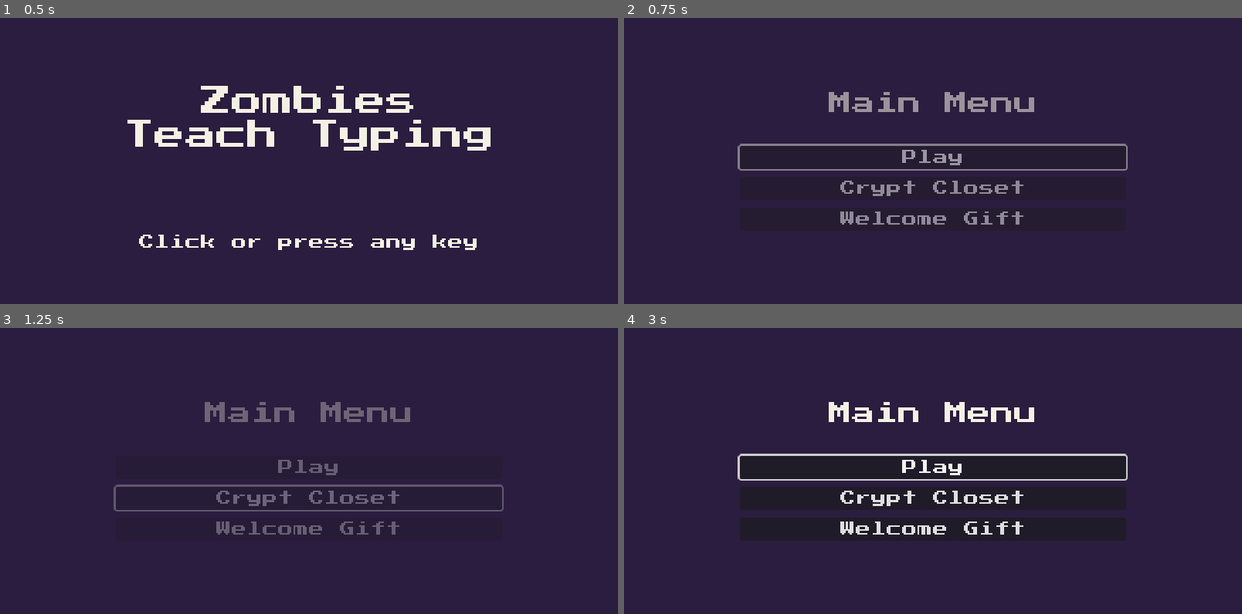
Above: before the commit, frames 1-4 (two rows, left to right).
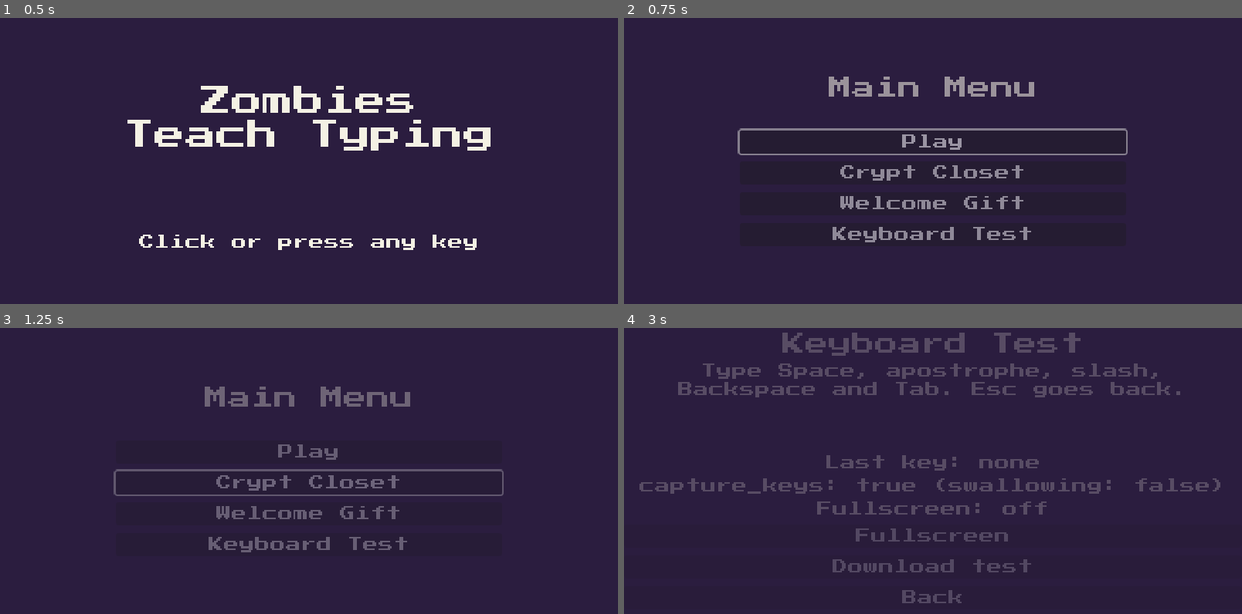
Above: after the commit, the same moments.

Repository: Jacob-Verburg/ZombiesTeachTyping
Game: Godot game, scene res://scenes/screens/title.tscn
The game is run twice, just before and just after one commit, with the same random seed, the same clock (stepped at 60 frames per second) and the same inputs. Sound files missing from this copy of the repository are replaced by a short silence.
Inputs (mouse positions are in pixels of both pictures, inside the frame that each line leads up to):
- Up to frame 1 (0.5 s): no input
- Up to frame 2 (0.75 s): tap Enter at 0.5 s; move the mouse to (1068, 143) at 0.52 s; tap Backspace at 0.6 s; click (1068, 143) at 0.67 s
- Up to frame 3 (1.25 s): tap Space at 0.77, 1.07 s; tap Tab at 0.8 s
- Up to frame 4 (3 s): drag from (809, 488) to (902, 539) at 1.27 s; click "Back" at 2 s; click (933, 545) at 2.75 s, where only the run after the commit has a clickable "Keyboard Test"

Frame 1 is identical in both runs. In frame 2, 6.0% of the frame differs, in the area x 18-82%, y 20-79%; in frame 3, 5.7%; in frame 4, 9.9%, in the area x 2-97%, y 1-97%.

Commit message:
Story 1.5: web platform service and keyboard capture test
- WebPlatform: focus_lost / visibility_hidden signals, storage
  persistence, fullscreen toggle, download, capture_keys backed by a
  capture-phase JS keydown listener (shipped on as a hedge; modifier
  combos untouched, no stopPropagation)
- Keyboard test screen (temporary) with echo, fullscreen and download
  buttons; reachable from the main menu via Router.KEYBOARD_TEST
- Code review fixes: effective capture state on the test screen,
  modifier combos not echoed, 0.5 s refresh timer, boot persistence
  log, capture_keys leak check in the flow test
- _bmad-output/.gdignore; Firefox, Esc-in-fullscreen and persistence
  checks deferred to Story 1.7

Co-Authored-By: Claude Opus 5.5 <noreply@anthropic.com>

Diff:
--- /dev/null
+++ b/scenes/screens/keyboard_test.tscn
@@ -0,0 +1,119 @@
+[gd_scene load_steps=2 format=3]
+
+[ext_resource type="Script" path="res://scripts/screens/keyboard_test.gd" id="1_script"]
+
+[node name="KeyboardTest" type="Control"]
+layout_mode = 3
+anchors_preset = 15
+anchor_right = 1.0
+anchor_bottom = 1.0
+grow_horizontal = 2
+grow_vertical = 2
+script = ExtResource("1_script")
+
+[node name="Background" type="ColorRect" parent="."]
+layout_mode = 1
+anchors_preset = 15
+anchor_right = 1.0
+anchor_bottom = 1.0
+grow_horizontal = 2
+grow_vertical = 2
+mouse_filter = 2
+color = Color(0.16862746, 0.11372549, 0.24705882, 1)
+
+[node name="Box" type="VBoxContainer" parent="."]
+layout_mode = 1
+anchors_preset = 8
+anchor_left = 0.5
+anchor_top = 0.5
+anchor_right = 0.5
+anchor_bottom = 0.5
+offset_left = -320.0
+offset_top = -200.0
+offset_right = 320.0
+offset_bottom = 200.0
+grow_horizontal = 2
+grow_vertical = 2
+alignment = 1
+theme_override_constants/separation = 8
+
+[node name="Heading" type="Label" parent="Box"]
+layout_mode = 2
+theme_override_colors/font_color = Color(0.95686275, 0.94509804, 0.89411765, 1)
+theme_override_font_sizes/font_size = 24
+text = "Keyboard Test"
+horizontal_alignment = 1
+
+
+[node name="InstructionLabel" type="Label" parent="Box"]
+unique_name_in_owner = true
+layout_mode = 2
+theme_override_colors/font_color = Color(0.95686275, 0.94509804, 0.89411765, 1)
+text = "Type Space, apostrophe, slash, Backspace and Tab. Esc goes back."
+horizontal_alignment = 1
+autowrap_mode = 3
+
+[node name="EchoLabel" type="Label" parent="Box"]
+unique_name_in_owner = true
+layout_mode = 2
+theme_override_colors/font_color = Color(0.95686275, 0.94509804, 0.89411765, 1)
+theme_override_font_sizes/font_size = 20
+text = ""
+horizontal_alignment = 1
+autowrap_mode = 3
+
+[node name="VisibleLabel" type="Label" parent="Box"]
+unique_name_in_owner = true
+layout_mode = 2
+theme_override_colors/font_color = Color(0.95686275, 0.94509804, 0.89411765, 1)
+theme_override_font_sizes/font_size = 16
+text = ""
+horizontal_alignment = 1
+autowrap_mode = 3
+
+[node name="LastKeyLabel" type="Label" parent="Box"]
+unique_name_in_owner = true
+layout_mode = 2
+theme_override_colors/font_color = Color(0.95686275, 0.94509804, 0.89411765, 1)
+text = "Last key: none"
+horizontal_alignment = 1
+autowrap_mode = 3
+
+[node name="CaptureLabel" type="Label" parent="Box"]
+unique_name_in_owner = true
+layout_mode = 2
+theme_override_colors/font_color = Color(0.95686275, 0.94509804, 0.89411765, 1)
+text = "capture_keys: ?"
+horizontal_alignment = 1
+autowrap_mode = 3
+
+[node name="FullscreenLabel" type="Label" parent="Box"]
+unique_name_in_owner = true
+layout_mode = 2
+theme_override_colors/font_color = Color(0.95686275, 0.94509804, 0.89411765, 1)
+text = "Fullscreen: ?"
+horizontal_alignment = 1
+autowrap_mode = 3
+
+[node name="FullscreenButton" type="Button" parent="Box"]
+unique_name_in_owner = true
+layout_mode = 2
+focus_mode = 0
+text = "Fullscreen"
+
+[node name="DownloadButton" type="Button" parent="Box"]
+unique_name_in_owner = true
+layout_mode = 2
+focus_mode = 0
+text = "Download test"
+
+[node name="BackButton" type="Button" parent="Box"]
+unique_name_in_owner = true
+layout_mode = 2
+focus_mode = 0
+text = "Back"
+
+[node name="RefreshTimer" type="Timer" parent="."]
+unique_name_in_owner = true
+wait_time = 0.5
+autostart = true
--- a/scenes/screens/main_menu.tscn
+++ b/scenes/screens/main_menu.tscn
@@ -65,3 +65,8 @@
 unique_name_in_owner = true
 layout_mode = 2
 text = "Welcome Gift"
+
+[node name="KeyboardTestButton" type="Button" parent="Box"]
+unique_name_in_owner = true
+layout_mode = 2
+text = "Keyboard Test"
--- a/scripts/autoloads/router.gd
+++ b/scripts/autoloads/router.gd
@@ -2,10 +2,11 @@
 ## Screen flow: one fade-covered scene swap at a time.
 ## go() stores a payload; the incoming screen reads it once with take_payload() in _ready().
 ## A screen that fails to load is logged and replaced by MAIN_MENU (never loops).
+## KEYBOARD_TEST is a temporary dev screen (Story 1.5); Story 1.8 or 5.0 may remove it.
 
 signal screen_changed(screen: Screen)
 
-enum Screen { TITLE, MAIN_MENU, RUN, REPORT_CARD, WELCOME_GIFT, CRYPT_CLOSET }
+enum Screen { TITLE, MAIN_MENU, RUN, REPORT_CARD, WELCOME_GIFT, CRYPT_CLOSET, KEYBOARD_TEST }
 
 ## Paths, not preloads: a failed preload is a parse error, so the MAIN_MENU fallback could never run.
 const SCREEN_PATHS: Dictionary[Screen, String] = {
@@ -15,6 +16,7 @@
 	Screen.REPORT_CARD: "res://scenes/screens/report_card.tscn",
 	Screen.WELCOME_GIFT: "res://scenes/screens/welcome_gift.tscn",
 	Screen.CRYPT_CLOSET: "res://scenes/screens/crypt_closet.tscn",
+	Screen.KEYBOARD_TEST: "res://scenes/screens/keyboard_test.tscn",
 }
 const FADE_OUT_SEC: float = 0.15
 const FADE_IN_SEC: float = 0.15
--- a/scripts/autoloads/web_platform.gd
+++ b/scripts/autoloads/web_platform.gd
@@ -1,3 +1,136 @@
 extends Node
 ## Browser integration: focus/visibility signals, key swallowing, fullscreen, downloads.
-## Stub until Story 1.5. The only script allowed to use JavaScriptBridge or OS.has_feature("web").
+## The only script allowed to use JavaScriptBridge or OS.has_feature("web").
+## Everything browser-specific is a no-op on desktop. is_fullscreen()/toggle_fullscreen() are plain
+## DisplayServer calls and offer_download() opens user:// on desktop.
+## capture_keys is false at start; only a screen that needs Space, ', /, Backspace and Tab
+## (the keyboard test screen, later RunFrame) sets it in _ready() and resets it in _exit_tree().
+## Fullscreen on web only works from a user input callback (browser gesture rule): the caller
+## calls toggle_fullscreen() from its click or key handler, never from a timer.
+
+signal focus_lost
+signal visibility_hidden
+
+## Shipped on (Story 1.5 review): the canvas looked fine in Chrome, but Firefox quick-find on ' and /
+## was never measured, so the listener is a hedge. False = no JS listener is installed.
+const INSTALL_KEY_LISTENER: bool = true
+## Keys the listener swallows while capture_keys is true. Modifier combos are never touched.
+const CAPTURED_KEYS: PackedStringArray = [" ", "'", "/", "Backspace", "Tab"]
+const KEY_LISTENER_JS: String = """
+(function () {
+	var captured = %s;
+	window.__zts = { capture: false };
+	window.addEventListener('keydown', function (evt) {
+		if (!window.__zts.capture) { return; }
+		if (evt.ctrlKey || evt.metaKey || evt.altKey) { return; }
+		if (captured.indexOf(evt.key) !== -1) { evt.preventDefault(); }
+	}, true);
+})();
+"""
+
+var capture_keys: bool = false:
+	set(value):
+		capture_keys = value
+		_push_capture_state()
+
+var _window: JavaScriptObject
+var _document: JavaScriptObject
+var _zts: JavaScriptObject
+var _blur_callback: JavaScriptObject
+var _visibility_callback: JavaScriptObject
+
+
+func _ready() -> void:
+	if not is_web():
+		return
+	_install_browser_hooks()
+
+
+## The only OS.has_feature("web") call in the project; also the test seam.
+func is_web() -> bool:
+	return OS.has_feature("web")
+
+
+func is_storage_persistent() -> bool:
+	return OS.is_userfs_persistent()
+
+
+## True only while keys are actually being swallowed (capture_keys on and the JS listener installed).
+func is_key_capture_active() -> bool:
+	return capture_keys and _zts != null
+
+
+## Flips between fullscreen and windowed. The current mode is read from the engine, not cached.
+func toggle_fullscreen() -> void:
+	var mode: DisplayServer.WindowMode = (
+		DisplayServer.WINDOW_MODE_WINDOWED if is_fullscreen() else DisplayServer.WINDOW_MODE_FULLSCREEN
+	)
+	DisplayServer.window_set_mode(mode)
+
+
+## Re-reads the engine every call, so the browser's own Esc exit shows up the next time it is asked.
+func is_fullscreen() -> bool:
+	var mode: DisplayServer.WindowMode = DisplayServer.window_get_mode()
+	return mode == DisplayServer.WINDOW_MODE_FULLSCREEN or mode == DisplayServer.WINDOW_MODE_EXCLUSIVE_FULLSCREEN
+
+
+## Web: the browser downloads the file. Desktop: the user:// folder opens. Never logs the contents.
+func offer_download(bytes: PackedByteArray, file_name: String) -> void:
+	Log.info(&"web", "download offered: %s (%d bytes)" % [file_name, bytes.size()])
+	if not is_web():
+		OS.shell_open(ProjectSettings.globalize_path("user://"))
+		return
+	var mime: String = "application/json" if file_name.ends_with(".json") else "application/octet-stream"
+	JavaScriptBridge.download_buffer(bytes, file_name, mime)
+
+
+func _install_browser_hooks() -> void:
+	Log.info(&"web", "storage persistent: %s" % is_storage_persistent())
+	_window = JavaScriptBridge.get_interface("window")
+	_document = JavaScriptBridge.get_interface("document")
+	if _window == null or _document == null:
+		Log.warn(&"web", "browser window/document unavailable; focus and key hooks skipped")
+		return
+	# Callbacks must live in members: a callback held only in a local is freed and stops firing.
+	_blur_callback = JavaScriptBridge.create_callback(_on_blur)
+	_visibility_callback = JavaScriptBridge.create_callback(_on_visibility_change)
+	_window.addEventListener("blur", _blur_callback)
+	_document.addEventListener("visibilitychange", _visibility_callback)
+	if INSTALL_KEY_LISTENER:
+		_install_key_listener()
+
+
+func _install_key_listener() -> void:
+	var captured: PackedStringArray = []
+	for key: String in CAPTURED_KEYS:
+		captured.append(JSON.stringify(key))
+	JavaScriptBridge.eval(KEY_LISTENER_JS % ("[" + ", ".join(captured) + "]"))
+	_zts = JavaScriptBridge.get_interface("__zts")
+	if _zts == null:
+		Log.warn(&"web", "key listener state unavailable; capture keys inactive")
+	_push_capture_state()
+
+
+func _push_capture_state() -> void:
+	if _zts != null:
+		_zts.capture = capture_keys
+
+
+func _on_blur(_args: Array) -> void:
+	Log.info(&"web", "focus lost")
+	focus_lost.emit()
+
+
+func _on_visibility_change(_args: Array) -> void:
+	var hidden: bool = false
+	if _document != null:
+		hidden = bool(_document.hidden)
+	_emit_if_hidden(hidden)
+
+
+## Becoming visible again emits nothing.
+func _emit_if_hidden(hidden: bool) -> void:
+	if not hidden:
+		return
+	Log.info(&"web", "visibility hidden")
+	visibility_hidden.emit()
--- /dev/null
+++ b/scripts/screens/keyboard_test.gd
@@ -0,0 +1,89 @@
+extends Control
+## Keyboard capture test (Story 1.5): proves Space, ', /, Backspace and Tab reach the game and not
+## the browser, and exercises WebPlatform's fullscreen and download.
+## Temporary: the Fullscreen and Download buttons stay until Story 4.2 (real Fullscreen toggle) and
+## Story 1.8 (real save download) replace them. Not the typing pipeline (that is Story 2.1).
+
+const ECHO_MAX_CHARS: int = 20
+const REFRESH_SEC: float = 0.5
+const DOWNLOAD_NAME: String = "zts-test.txt"
+const DOWNLOAD_TEXT: String = "zombies-teach-typing download test\n"
+
+var _echo: String = ""
+
+
+## Pure echo rule: printable characters append, Backspace removes the last one, everything else
+## (echo repeats, releases, modifiers and Ctrl/Alt/Meta combos, Tab, Esc) changes nothing.
+static func apply_key(text: String, event: InputEventKey) -> String:
+	if not event.pressed or event.echo:
+		return text
+	if event.ctrl_pressed or event.alt_pressed or event.meta_pressed:
+		return text
+	if event.keycode == KEY_BACKSPACE:
+		return text.left(maxi(text.length() - 1, 0))
+	if event.unicode < 32:
+		return text
+	return (text + char(event.unicode)).right(ECHO_MAX_CHARS)
+
+
+func _ready() -> void:
+	# Nothing travels with this screen, but a stale payload must not linger.
+	Router.take_payload()
+	WebPlatform.capture_keys = true
+	%FullscreenButton.pressed.connect(_on_fullscreen_button_pressed)
+	%DownloadButton.pressed.connect(_on_download_button_pressed)
+	%BackButton.pressed.connect(_on_back_button_pressed)
+	%RefreshTimer.wait_time = REFRESH_SEC
+	%RefreshTimer.timeout.connect(_refresh_status)
+	_refresh_status()
+
+
+func _exit_tree() -> void:
+	WebPlatform.capture_keys = false
+
+
+func _unhandled_input(event: InputEvent) -> void:
+	if event.is_action_pressed("ui_cancel"):
+		get_viewport().set_input_as_handled()
+		Router.go(Router.Screen.MAIN_MENU)
+		return
+	if event is InputEventMouseButton:
+		_refresh_status()
+		return
+	var key: InputEventKey = event as InputEventKey
+	if key == null:
+		return
+	get_viewport().set_input_as_handled()
+	if not key.pressed or key.echo:
+		return
+	_echo = apply_key(_echo, key)
+	%EchoLabel.text = _echo
+	%VisibleLabel.text = _echo.replace(" ", "[_]")
+	%LastKeyLabel.text = _describe(key)
+	_refresh_status()
+
+
+func _describe(key: InputEventKey) -> String:
+	var key_name: String = "[tab]" if key.keycode == KEY_TAB else OS.get_keycode_string(key.keycode)
+	var kind: String = "printable" if key.unicode >= 32 else "not printable"
+	return "Last key: %s (keycode %d, unicode %d, %s)" % [key_name, key.keycode, key.unicode, kind]
+
+
+func _refresh_status() -> void:
+	%CaptureLabel.text = "capture_keys: %s (swallowing: %s)" % [
+		WebPlatform.capture_keys, WebPlatform.is_key_capture_active()
+	]
+	%FullscreenLabel.text = "Fullscreen: %s" % ("on" if WebPlatform.is_fullscreen() else "off")
+
+
+func _on_fullscreen_button_pressed() -> void:
+	WebPlatform.toggle_fullscreen()
+	_refresh_status()
+
+
+func _on_download_button_pressed() -> void:
+	WebPlatform.offer_download(DOWNLOAD_TEXT.to_utf8_buffer(), DOWNLOAD_NAME)
+
+
+func _on_back_button_pressed() -> void:
+	Router.go(Router.Screen.MAIN_MENU)
--- a/scripts/screens/main_menu.gd
+++ b/scripts/screens/main_menu.gd
@@ -8,6 +8,7 @@
 	%PlayButton.pressed.connect(_on_play_button_pressed)
 	%ClosetButton.pressed.connect(_on_closet_button_pressed)
 	%GiftButton.pressed.connect(_on_gift_button_pressed)
+	%KeyboardTestButton.pressed.connect(_on_keyboard_test_button_pressed)
 	%PlayButton.grab_focus()
 
 
@@ -21,3 +22,7 @@
 
 func _on_gift_button_pressed() -> void:
 	Router.go(Router.Screen.WELCOME_GIFT)
+
+
+func _on_keyboard_test_button_pressed() -> void:
+	Router.go(Router.Screen.KEYBOARD_TEST)
--- a/tests/integration/test_screen_flow.gd
+++ b/tests/integration/test_screen_flow.gd
@@ -4,16 +4,27 @@
 ## Instances are disabled so real input during the run can't press a focused button.
 
 const FLOW_BUTTONS: Dictionary = {
-	"MAIN_MENU": ["%PlayButton", "%ClosetButton", "%GiftButton"],
+	"MAIN_MENU": ["%PlayButton", "%ClosetButton", "%GiftButton", "%KeyboardTestButton"],
 	"RUN": ["%FinishButton", "%QuitButton"],
 	"REPORT_CARD": ["%PlayAgainButton", "%MenuButton"],
 	"WELCOME_GIFT": ["%OpenClosetButton"],
 	"CRYPT_CLOSET": ["%BackButton"],
+	"KEYBOARD_TEST": ["%FullscreenButton", "%DownloadButton", "%BackButton"],
 }
+
+
+# The keyboard test screen sets capture_keys in _ready(); every freed instance must have reset it.
+# Checked before each test and after all, because autofree runs after after_each().
+func before_each() -> void:
+	assert_false(WebPlatform.capture_keys, "keyboard test left capture_keys on")
 
 
 func after_each() -> void:
 	Router.take_payload()
+
+
+func after_all() -> void:
+	assert_false(WebPlatform.capture_keys, "keyboard test left capture_keys on")
 
 
 func _instance(screen: Router.Screen) -> Control:
--- /dev/null
+++ b/tests/unit/test_keyboard_test.gd
@@ -0,0 +1,86 @@
+extends GutTest
+## Keyboard test screen (Story 1.5): capture_keys lifecycle, echo rule, focus-free buttons.
+
+const SCENE_PATH: String = "res://scenes/screens/keyboard_test.tscn"
+const KeyboardTestScript := preload("res://scripts/screens/keyboard_test.gd")
+
+
+func after_each() -> void:
+	WebPlatform.capture_keys = false
+
+
+func _key(keycode: Key, unicode: int = 0, pressed: bool = true, echo: bool = false) -> InputEventKey:
+	var event: InputEventKey = InputEventKey.new()
+	event.keycode = keycode
+	event.unicode = unicode
+	event.pressed = pressed
+	event.echo = echo
+	return event
+
+
+func _instance() -> Control:
+	var node: Control = (load(SCENE_PATH) as PackedScene).instantiate() as Control
+	node.process_mode = Node.PROCESS_MODE_DISABLED
+	return node
+
+
+func test_sets_capture_keys_for_its_lifetime() -> void:
+	assert_false(WebPlatform.capture_keys)
+	var node: Control = _instance()
+	add_child(node)
+	assert_true(WebPlatform.capture_keys)
+	remove_child(node)
+	node.free()
+	assert_false(WebPlatform.capture_keys)
+
+
+func test_freeing_while_in_tree_restores_capture_keys() -> void:
+	var node: Control = _instance()
+	add_child(node)
+	node.queue_free()
+	await wait_frames(2)
+	assert_false(WebPlatform.capture_keys)
+
+
+func test_apply_key_appends_printable_characters() -> void:
+	var text: String = ""
+	text = KeyboardTestScript.apply_key(text, _key(KEY_A, 97))
+	text = KeyboardTestScript.apply_key(text, _key(KEY_APOSTROPHE, 39))
+	text = KeyboardTestScript.apply_key(text, _key(KEY_SLASH, 47))
+	text = KeyboardTestScript.apply_key(text, _key(KEY_SPACE, 32))
+	assert_eq(text, "a'/ ")
+
+
+func test_apply_key_backspace_removes_last_and_is_safe_on_empty() -> void:
+	assert_eq(KeyboardTestScript.apply_key("ab", _key(KEY_BACKSPACE)), "a")
+	assert_eq(KeyboardTestScript.apply_key("", _key(KEY_BACKSPACE)), "")
+
+
+func test_apply_key_ignores_echo_release_modifiers_tab_and_escape() -> void:
+	assert_eq(KeyboardTestScript.apply_key("x", _key(KEY_A, 97, true, true)), "x")
+	assert_eq(KeyboardTestScript.apply_key("x", _key(KEY_A, 97, false)), "x")
+	assert_eq(KeyboardTestScript.apply_key("x", _key(KEY_SHIFT)), "x")
+	assert_eq(KeyboardTestScript.apply_key("x", _key(KEY_TAB, 9)), "x")
+	assert_eq(KeyboardTestScript.apply_key("x", _key(KEY_ESCAPE, 27)), "x")
+
+
+func test_echo_keeps_only_the_last_characters() -> void:
+	var text: String = "a".repeat(KeyboardTestScript.ECHO_MAX_CHARS)
+	text = KeyboardTestScript.apply_key(text, _key(KEY_B, 98))
+	assert_eq(text.length(), KeyboardTestScript.ECHO_MAX_CHARS)
+	assert_true(text.ends_with("b"))
+
+
+func test_buttons_do_not_take_focus() -> void:
+	var node: Control = _instance()
+	add_child_autofree(node)
+	for path: String in ["%FullscreenButton", "%DownloadButton", "%BackButton"]:
+		var button: Button = node.get_node(path) as Button
+		assert_eq(button.focus_mode, Control.FOCUS_NONE, path)
+
+
+func test_apply_key_ignores_modifier_combos() -> void:
+	for modifier: String in ["ctrl_pressed", "alt_pressed", "meta_pressed"]:
+		var event: InputEventKey = _key(KEY_A, 97)
+		event.set(modifier, true)
+		assert_eq(KeyboardTestScript.apply_key("x", event), "x", modifier)
--- a/tests/unit/test_router.gd
+++ b/tests/unit/test_router.gd
@@ -22,7 +22,7 @@
 
 
 func test_screen_enum_order_is_stable() -> void:
-	assert_eq(RouterScript.Screen.keys(), ["TITLE", "MAIN_MENU", "RUN", "REPORT_CARD", "WELCOME_GIFT", "CRYPT_CLOSET"])
+	assert_eq(RouterScript.Screen.keys(), ["TITLE", "MAIN_MENU", "RUN", "REPORT_CARD", "WELCOME_GIFT", "CRYPT_CLOSET", "KEYBOARD_TEST"])
 
 
 func test_take_payload_returns_once() -> void:
--- /dev/null
+++ b/tests/unit/test_web_platform.gd
@@ -0,0 +1,65 @@
+extends GutTest
+## WebPlatform decisions that are pure GDScript. Browser behaviour (JavaScript, real focus,
+## fullscreen, downloads) is proven in a real browser, not here.
+## Always a fresh instance; the live autoload is only read, never driven.
+
+const WebPlatformScript := preload("res://scripts/autoloads/web_platform.gd")
+
+var _wp: WebPlatformScript
+
+
+func before_each() -> void:
+	_wp = WebPlatformScript.new()
+	add_child_autofree(_wp)
+
+
+func test_capture_keys_defaults_to_false() -> void:
+	assert_false(_wp.capture_keys)
+	# Guard for the keyboard test screen lifecycle: nothing in the suite may leave it on.
+	assert_false(WebPlatform.capture_keys, "live autoload left capturing keys")
+
+
+func test_is_web_false_on_desktop() -> void:
+	assert_false(_wp.is_web())
+
+
+func test_desktop_is_noop() -> void:
+	assert_null(_wp._blur_callback)
+	assert_null(_wp._visibility_callback)
+	assert_null(_wp._window)
+	assert_null(_wp._document)
+	assert_null(_wp._zts)
+	_wp.capture_keys = true
+	assert_true(_wp.capture_keys)
+	assert_false(_wp.is_key_capture_active(), "no listener on desktop, so nothing is swallowed")
+	_wp.capture_keys = false
+	assert_false(_wp.capture_keys)
+
+
+func test_blur_emits_focus_lost() -> void:
+	watch_signals(_wp)
+	_wp._on_blur([])
+	assert_signal_emit_count(_wp, "focus_lost", 1)
+
+
+func test_visibility_hidden_emits_only_when_hidden() -> void:
+	watch_signals(_wp)
+	_wp._emit_if_hidden(false)
+	assert_signal_not_emitted(_wp, "visibility_hidden")
+	_wp._emit_if_hidden(true)
+	assert_signal_emit_count(_wp, "visibility_hidden", 1)
+
+
+func test_is_storage_persistent_matches_engine() -> void:
+	assert_eq(_wp.is_storage_persistent(), OS.is_userfs_persistent())
+
+
+func test_is_fullscreen_rereads_engine() -> void:
+	var mode: DisplayServer.WindowMode = DisplayServer.window_get_mode()
+	var expected: bool = (
+		mode == DisplayServer.WINDOW_MODE_FULLSCREEN or mode == DisplayServer.WINDOW_MODE_EXCLUSIVE_FULLSCREEN
+	)
+	assert_eq(_wp.is_fullscreen(), expected)
+
+# offer_download() and toggle_fullscreen() are not called here: they would open a file explorer
+# and flip the runner's window. They are verified on the desktop run and in the browser.
Not shown, added: _bmad-output/.gdignore
Not shown, changed: _bmad-output/implementation-artifacts/sprint-status.yaml
Not shown, added: scripts/screens/keyboard_test.gd.uid
Not shown, added: tests/unit/test_keyboard_test.gd.uid
Not shown, added: tests/unit/test_web_platform.gd.uid
Not shown, added: _bmad-output/implementation-artifacts/1-5-web-platform-service-and-keyboard-capture-test.md
Not shown, changed: _bmad-output/implementation-artifacts/deferred-work.md
